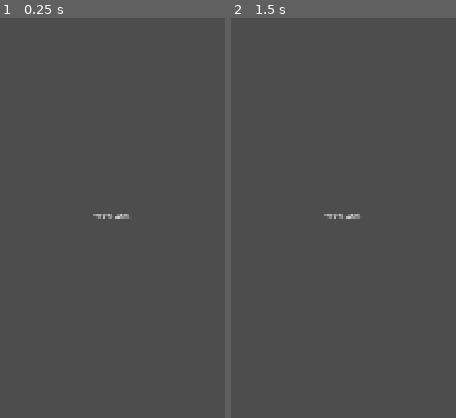
Above: before the commit, frames 1-2 (left to right).
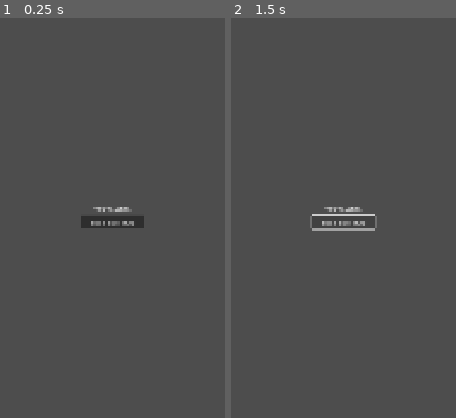
Above: after the commit, the same moments.

Repository: odhranhardy/detectivesjournal
Game: Godot game, scene res://scenes/ui/DiceTest.tscn
Two runs of this game, one before a commit and one after it. Both use one fixed random seed, a clock stepped at 60 frames per second and the inputs below. This scene is started directly instead of the project's main scene.
Inputs (mouse positions are % of the whole screen's width and height, from its top left):
- Up to frame 1 (0.25 s): no input
- Up to frame 2 (1.5 s): click (50, 51) at 0.5 s, where only the run after the commit has a clickable "TEST BUTTON"; click (50, 51) at 1.25 s, where only the run after the commit has a clickable "TEST BUTTON"
The pictures show only the part of the screen within x 25-75%, y 25-75%; the shares and areas given below are measured in that part.

The runs differ from the first frame. In frame 1, 1.0% of the frame differs, in the area x 36-64%, y 47-53%; in frame 2, 0.8%.

Commit message:
feat: add button to DiceTest scene with centred positioning
Co-authored-by: aider (openrouter/anthropic/claude-sonnet-4) <aider@aider.chat>

Diff:
--- a/scenes/ui/DiceTest.tscn
+++ b/scenes/ui/DiceTest.tscn
@@ -8,19 +8,25 @@
 grow_horizontal = 2
 grow_vertical = 2
 
-[node name="Label" type="Label" parent="."]
+[node name="VBoxContainer" type="VBoxContainer" parent="."]
 layout_mode = 1
 anchors_preset = 8
 anchor_left = 0.5
 anchor_top = 0.5
 anchor_right = 0.5
 anchor_bottom = 0.5
-offset_left = -50.0
-offset_top = -12.0
-offset_right = 50.0
-offset_bottom = 12.0
+offset_left = -75.0
+offset_top = -25.0
+offset_right = 75.0
+offset_bottom = 25.0
 grow_horizontal = 2
 grow_vertical = 2
+
+[node name="Label" type="Label" parent="VBoxContainer"]
+layout_mode = 2
 text = "TEST LABEL"
 horizontal_alignment = 1
-vertical_alignment = 1
+
+[node name="Button" type="Button" parent="VBoxContainer"]
+layout_mode = 2
+text = "TEST BUTTON"
--- a/scripts/ui/DiceTest.gd
+++ b/scripts/ui/DiceTest.gd
@@ -1,4 +1,10 @@
 extends Control
 
+@onready var button = $VBoxContainer/Button
+
 func _ready():
-	print("DiceTest scene loaded - checking if label appears centred")
+	print("DiceTest scene loaded - checking if label and button appear centred")
+	button.pressed.connect(_on_button_pressed)
+
+func _on_button_pressed():
+	print("Button pressed - positioning test successful!")
